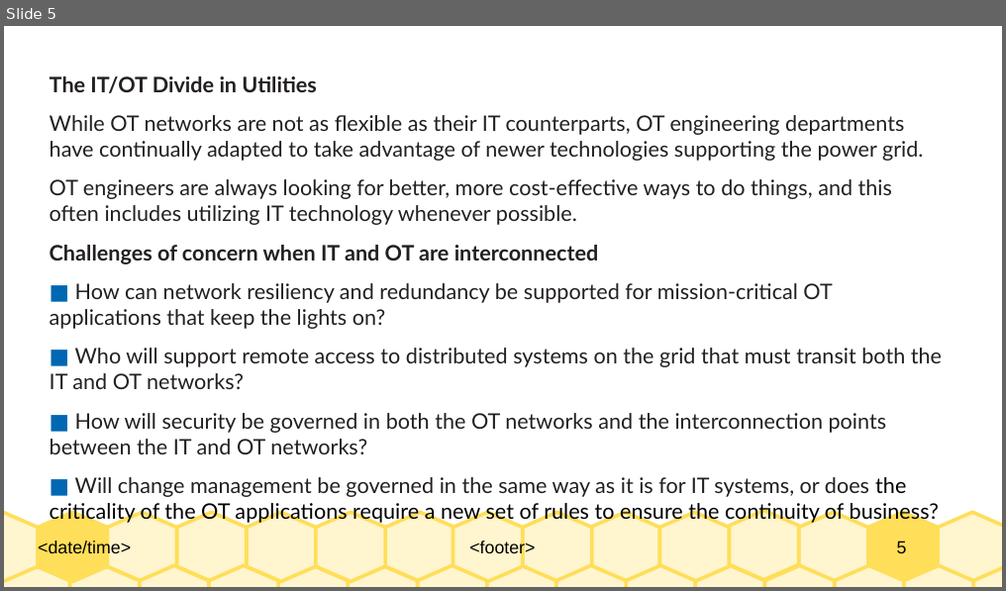
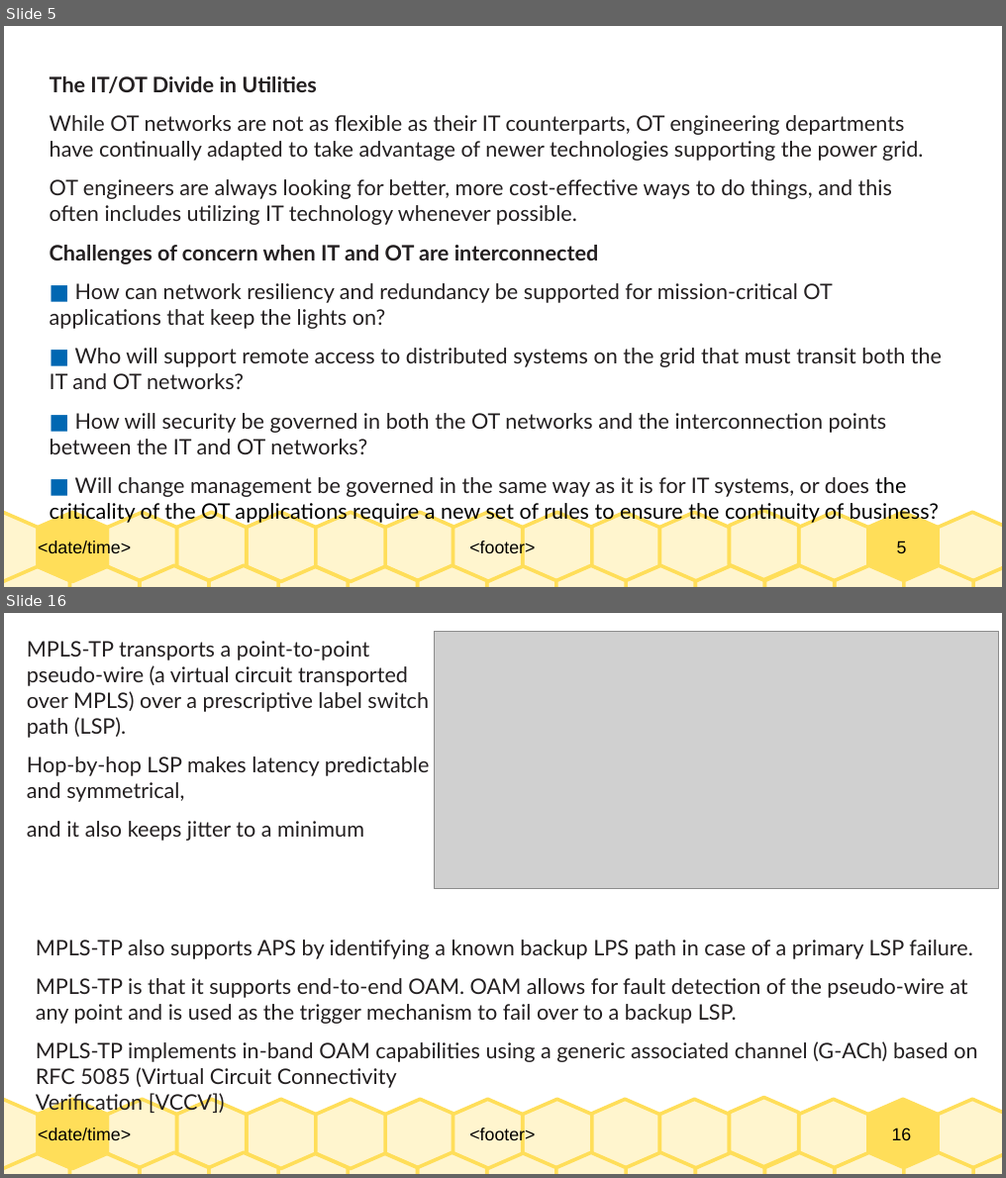
Before and after one commit to Dihfahsih1/Masters-Software-Engineering, a slide deck: yr-sem1/IoT/chapter-11-summary.odp. Shown one above the other, each under a label of ours: slide 5 before the commit, slides 5 and 16 after it; the slides between them are not shown. The pictures are 1006x591 and 1006x1178 pixels, drawn with LibreOffice and Linux fonts; fonts in the diff are those of the drawing; grey boxes stand for pictures. Boxes give left, top, right and bottom in pixels: in the first picture for what was removed or moved away, otherwise in the second. Text is boxed around its words. In the diff, an @@ line names an element or a change of style, - is before the commit and + after.

```diff
--- a/yr-sem1/IoT/chapter-11-summary.odp
+++ b/yr-sem1/IoT/chapter-11-summary.odp
@@ slide 16 added at <box>4,613,1002,1174</box>, background #FFFFFF; not listed: 33 template elements that a slide beside it also shows @@
@@ text added at <box>27,641,430,841</box>, 17 pt, text #231F20 @@
+MPLS-TP transports a point-to-point pseudo-wire (a virtual circuit transported over MPLS) over a prescriptive label switch path (LSP).
+Hop-by-hop LSP makes latency predictable and symmetrical,
+and it also keeps jitter to a minimum
@@ picture added at <box>434,631,999,889</box> @@
@@ text added at <box>36,940,977,1115</box>, 17 pt, text #231F20 @@
+MPLS-TP also supports APS by identifying a known backup LPS path in case of a primary LSP failure.
+MPLS-TP is that it supports end-to-end OAM. OAM allows for fault detection of the pseudo-wire at any point and is used as the trigger mechanism to fail over to a backup LSP.
+MPLS-TP implements in-band OAM capabilities using a generic associated channel (G-ACh) based on RFC 5085 (Virtual Circuit Connectivity
+Verification [VCCV])
```
Also in this commit, not shown: 11 other slides added.
